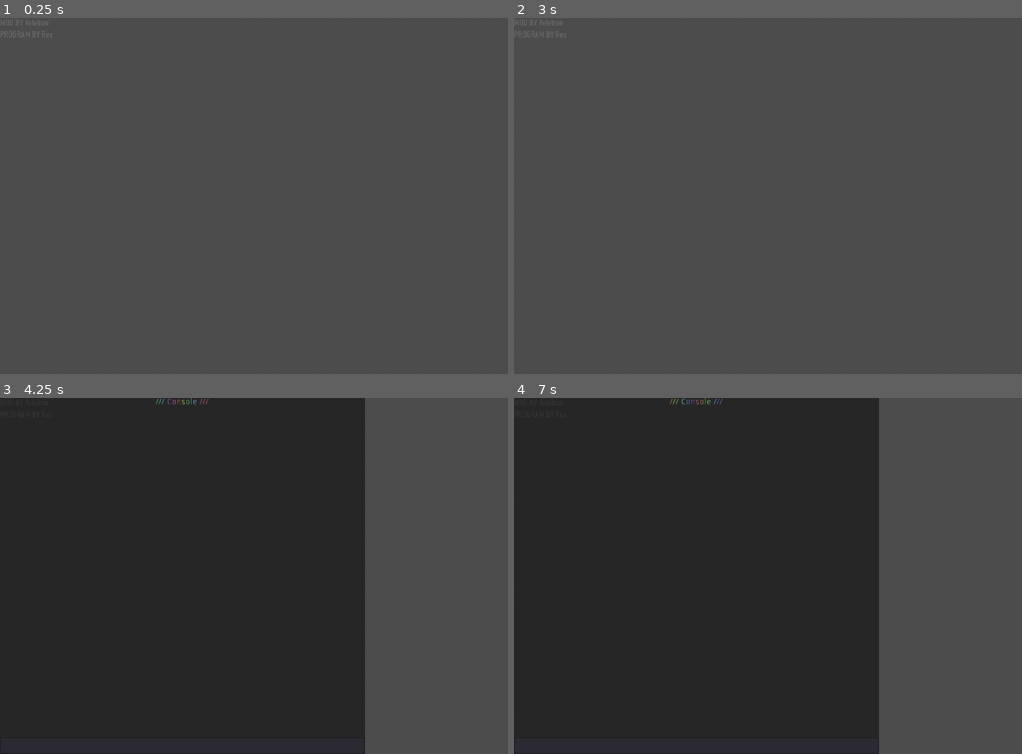
Above: before the commit, frames 1-4 (two rows, left to right).
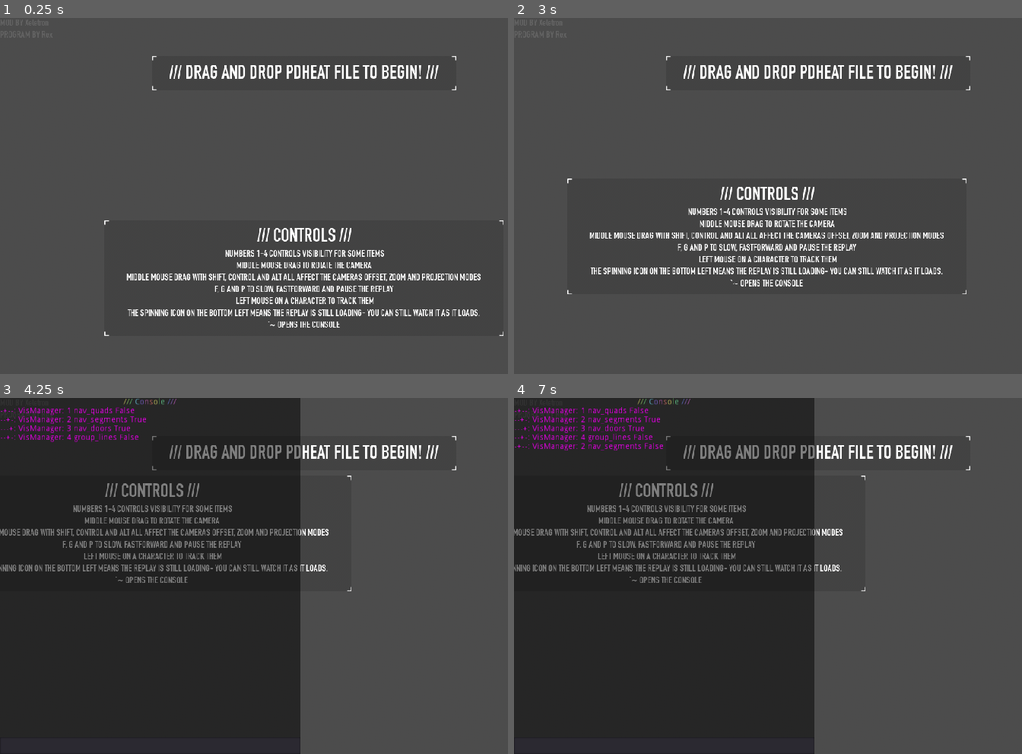
Above: after the commit, the same moments.

Repository: RexTheWho/HeatmapData
Game: Godot game, scene res://Heatmap.tscn
Two runs of this game, one before a commit and one after it. Both use one fixed random seed, a clock stepped at 60 frames per second and the inputs below.
Inputs (mouse positions are in pixels of both pictures, inside the frame that each line leads up to):
- Up to frame 1 (0.25 s): no input
- Up to frame 2 (3 s): tap Enter at 0.5, 2 s; move the mouse to (950, 178) at 0.52 s; hold D (right) 0.53-1.25 s; hold Middle mouse button (dragging) 0.53-1.25 s; click (950, 178) at 0.6 s; tap Space (space) at 1.25, 2.75 s; drag from (696, 213) to (788, 267) at 1.27 s; move the mouse to (879, 117) at 2.02 s; hold D (right) 2.03-2.75 s; tap 1 at 2.1 s; click (879, 117) at 2.17 s; tap 2 at 2.3 s; drag from (788, 267) to (635, 142) at 2.77 s
- Up to frame 3 (4.25 s): tap Enter at 3.5 s; move the mouse to (487, 629) at 3.52 s; hold A (left) from 3.53 s (still down); tap 3 at 3.6 s; click (487, 629) at 3.67 s; tap 4 at 3.8 s; tap ` (toggle_console) at 4.15 s
- Up to frame 4 (7 s): release A (left) at 4.25 s; drag from (635, 522) to (727, 487) at 4.27 s; tap Space (space) at 5, 6.6 s; move the mouse to (849, 576) at 5.02 s; hold S (backward) 5.03-5.75 s; hold Middle mouse button (dragging) 5.03-5.75 s; click (849, 576) at 5.1 s; drag from (727, 487) to (696, 593) at 5.77 s; move the mouse to (950, 558) at 6.52 s; hold W (forward) from 6.53 s (still down); click (950, 558) at 6.67 s; tap 2 at 6.8 s

The runs differ from the first frame. In frame 1, 4.5% of the frame differs, in the area x 20-100%, y 10-90%; in frame 2, 4.4%; in frame 3, 17%; in frame 4, 17%, in the area x 0-90%, y 0-100%.

Commit message:
Visibility keybinds rewrite, added some startup U0

Diff:
--- a/HMV_source/GlobalScripting/Console.gd
+++ b/HMV_source/GlobalScripting/Console.gd
@@ -1,9 +1,21 @@
 extends Node
+
+
+#######################################################
+############### CONSOLE LOG CHEAT SHEET ###############
+const INFO = Color.darkgray
+const SETTING = Color.fuchsia
+const WARN = Color.orangered
+const ERROR = Color.red
+#######################################################
+#######################################################
+
 
 const frames = ["+---", "-+--", "--+-", "---+", "--+-", "-+--"]
 const valid_commands = ["help", "bind", "unbind_all"]
 
 var num = 0
+var console_base:HSplitContainer
 var console_bg:ColorRect
 var console_label:RichTextLabel
 var console_input:LineEdit
@@ -14,7 +26,7 @@
 
 func _input(event):
 	if event.is_action_pressed("toggle_console"):
-		console_bg.visible = !console_bg.visible
+		console_base.visible = !console_base.visible
 
 
 
@@ -35,16 +47,36 @@
 	canvas.name = "Canvas"
 	add_child(canvas)
 
+	var resizer:HSplitContainer = HSplitContainer.new()
+	resizer.anchor_left = 0
+	resizer.anchor_top = 0
+	resizer.anchor_right = 1
+	resizer.anchor_bottom = 1
+	resizer.visible = false
+	resizer.name = "Dragger"
+	console_base = resizer
+	canvas.add_child(resizer)
+
 	var bg:ColorRect = ColorRect.new()
 	bg.anchor_left = 0
 	bg.anchor_top = 0
-	bg.anchor_right = 0.6
+	bg.anchor_right = 1
 	bg.anchor_bottom = 1
 	bg.color = Color(0.0, 0.0, 0.0, 0.5)
-	bg.visible = false
+	bg.size_flags_horizontal = Control.SIZE_EXPAND_FILL
+	bg.rect_min_size.x = 200
 	bg.name = "ColorRect"
 	console_bg = bg
-	canvas.add_child(bg)
+	resizer.add_child(bg)
+
+	var invis:Control = Control.new()
+	invis.anchor_left = 0
+	invis.anchor_top = 0
+	invis.anchor_right = 1
+	invis.anchor_bottom = 1
+	invis.size_flags_horizontal = Control.SIZE_EXPAND_FILL
+	resizer.add_child(invis)
+	invis.set_mouse_filter(Control.MOUSE_FILTER_IGNORE)
 
 	var vbox = VBoxContainer.new()
 	vbox.anchor_right = 1
@@ -60,7 +92,7 @@
 	label.bbcode_enabled = true
 	label.size_flags_horizontal = Control.SIZE_EXPAND_FILL
 	label.size_flags_vertical = Control.SIZE_EXPAND_FILL
-	label.bbcode_text = "[center][rainbow sat=0.5]/// Console ///[/rainbow][/center]"
+	label.bbcode_text = "[center][rainbow freq=1.0 sat=0.5]/// Console ///[/rainbow][/center]"
 	label.name = "ConsoleLabel"
 	console_label = label
 	vbox.add_child(label)
--- a/HMV_source/GlobalScripting/SignalManager.gd
+++ b/HMV_source/GlobalScripting/SignalManager.gd
@@ -9,12 +9,16 @@
 
 signal camera_track_object(object)
 
+signal camera_perspective_mode(mode)
 
+
+# Fast signal connect
 func simple_connect(from:Object, to:Object, signal_id:String, method:String, items:Array):
 	if from.connect(signal_id, to, method, items) != OK:
 		push_warning("SignalManager: Failed to simple connect " + signal_id + " from " + str(from))
 
 
+# For frame events only!
 func connect_listener(to:Object, method:String, items = []):
 	if self.connect("frame_event", to, method, items) != OK:
 		push_warning("SignalManager: Failed to simple connect " + method)
--- /dev/null
+++ b/HMV_source/GlobalScripting/VisibilityManager.gd
@@ -0,0 +1,30 @@
+extends Node
+
+
+signal toggle_vis(type)
+
+
+var keybinds = {
+	nav_quads = {state = true, bind = KEY_1},
+	nav_segments = {state = false, bind = KEY_2},
+	nav_doors = {state = false, bind = KEY_3},
+	group_lines = {state = true, bind = KEY_4},
+}
+
+
+func _unhandled_input(event):
+	if event is InputEventKey and event.pressed:
+		for key in keybinds:
+			if keybinds[key]["bind"] == event.scancode:
+				keybinds[key]["state"] = !keybinds[key]["state"]
+				var state = keybinds[key]["state"]
+				emit_signal("toggle_vis", key, state)
+				Console.log(["VisManager:", OS.get_scancode_string(event.scancode), key, state], Console.SETTING)
+
+
+func is_visible(bind):
+	if keybinds.has(bind):
+		return keybinds[bind]["state"]
+	else:
+		Console.log(["VisManager: Missing bind for", bind], Console.WARN)
+		return false
--- a/HMV_source/HeatMapWorld.gd
+++ b/HMV_source/HeatMapWorld.gd
@@ -22,6 +22,7 @@
 			$TrackerNodeHolder.generate_recording(file)
 			var nav_file = file.left(file.find_last("\\")).replace("records", "nav_data\\") + $TrackerNodeHolder.get_header_level_id() + ".nav_data"
 			$NavigationVisualiser.load_nav_data(nav_file)
+			$IntroUI.queue_free()
 			break
 
 
--- a/HMV_source/Heatmap.tscn
+++ b/HMV_source/Heatmap.tscn
@@ -1,10 +1,23 @@
-[gd_scene load_steps=6 format=2]
+[gd_scene load_steps=11 format=2]
 
 [ext_resource path="res://HeatMapWorld.gd" type="Script" id=1]
 [ext_resource path="res://Trackers/TrackerNodeHolder.tscn" type="PackedScene" id=2]
 [ext_resource path="res://Interface/Interface.tscn" type="PackedScene" id=3]
 [ext_resource path="res://PlayerCameraBlenderStyle.tscn" type="PackedScene" id=4]
+[ext_resource path="res://Interface/Dragable.tscn" type="PackedScene" id=5]
 [ext_resource path="res://Navigation/NavigationVisualiser.tscn" type="PackedScene" id=6]
+[ext_resource path="res://DINEngschrift.ttf" type="DynamicFontData" id=7]
+
+[sub_resource type="DynamicFont" id=1]
+size = 32
+font_data = ExtResource( 7 )
+
+[sub_resource type="DynamicFont" id=3]
+size = 32
+font_data = ExtResource( 7 )
+
+[sub_resource type="DynamicFont" id=2]
+font_data = ExtResource( 7 )
 
 [node name="Node" type="Node"]
 
@@ -21,3 +34,82 @@
 [node name="NavigationVisualiser" parent="HeatMapWorld" instance=ExtResource( 6 )]
 
 [node name="PlayerCamera" parent="HeatMapWorld" instance=ExtResource( 4 )]
+
+[node name="IntroUI" type="Control" parent="HeatMapWorld"]
+anchor_right = 1.0
+anchor_bottom = 1.0
+__meta__ = {
+"_edit_use_anchors_": false
+}
+
+[node name="Dragable" parent="HeatMapWorld/IntroUI" instance=ExtResource( 5 )]
+anchor_left = 0.5
+anchor_right = 0.5
+margin_left = -256.0
+margin_top = 64.0
+margin_right = 256.0
+margin_bottom = 122.0
+
+[node name="Label" type="Label" parent="HeatMapWorld/IntroUI/Dragable"]
+anchor_right = 1.0
+anchor_bottom = 1.0
+custom_fonts/font = SubResource( 1 )
+text = "/// Drag and drop PDHeat file to begin! ///"
+align = 1
+valign = 1
+uppercase = true
+__meta__ = {
+"_edit_use_anchors_": false
+}
+
+[node name="Dragable2" parent="HeatMapWorld/IntroUI" instance=ExtResource( 5 )]
+anchor_left = 0.5
+anchor_top = 1.0
+anchor_right = 0.5
+anchor_bottom = 1.0
+margin_left = -336.0
+margin_top = -259.0
+margin_right = 336.0
+margin_bottom = -64.0
+
+[node name="VBoxContainer" type="VBoxContainer" parent="HeatMapWorld/IntroUI/Dragable2"]
+anchor_right = 1.0
+anchor_bottom = 1.0
+alignment = 1
+__meta__ = {
+"_edit_use_anchors_": false
+}
+
+[node name="Label" type="Label" parent="HeatMapWorld/IntroUI/Dragable2/VBoxContainer"]
+margin_top = 10.0
+margin_right = 672.0
+margin_bottom = 44.0
+custom_fonts/font = SubResource( 3 )
+text = "/// Controls ///"
+align = 1
+valign = 1
+autowrap = true
+uppercase = true
+__meta__ = {
+"_edit_use_anchors_": false
+}
+
+[node name="Label2" type="Label" parent="HeatMapWorld/IntroUI/Dragable2/VBoxContainer"]
+margin_top = 48.0
+margin_right = 672.0
+margin_bottom = 185.0
+custom_fonts/font = SubResource( 2 )
+text = "Numbers 1-4 controls visibility for some items
+Middle Mouse Drag to rotate the camera
+Middle Mouse Drag with Shift, Control and Alt all affect the cameras offset, zoom and projection modes
+F, G and P to Slow, Fastforward and Pause the replay
+Left Mouse on a character to track them
+The spinning icon on the bottom left means the replay is still loading- you can still watch it as it loads.
+`~ opens the console"
+align = 1
+valign = 1
+autowrap = true
+uppercase = true
+__meta__ = {
+"_edit_use_anchors_": false
+}
--- a/HMV_source/Navigation/NavSegment.gd
+++ b/HMV_source/Navigation/NavSegment.gd
@@ -1,14 +1,24 @@
 extends StaticBody
 
 
-var keybind = KEY_1
+var vis_type = ""
 
 
-func _unhandled_input(event):
-	if event is InputEventKey:
-		if event.pressed and event.scancode == keybind:
-			visible = !visible
+func _ready():
+	visible = VisibilityManager.is_visible(vis_type)
 
+
+func set_vis_id(key):
+	vis_type = key
+	if VisibilityManager.connect("toggle_vis", self, "_toggle_vis", []) != OK:
+		push_warning("ERR")
+
+
+func _toggle_vis(id, vis):
+	if id == vis_type:
+		visible = vis
+
+###
 
 func _on_input_event(camera, event:InputEventMouseButton, click_position, click_normal, shape_idx):
 	if event is InputEventMouseButton:
--- a/HMV_source/Navigation/NavigationVisualiserMesh.gd
+++ b/HMV_source/Navigation/NavigationVisualiserMesh.gd
@@ -67,8 +67,8 @@
 
 	var doorframe:CSGCylinder = CSGCylinder.new()
 	doorframe.set_script(toggle_script)
-	doorframe.set("keybind", KEY_3)
-	doorframe.visible = false
+	doorframe.set_vis_id("nav_doors")
+	doorframe.visible = VisibilityManager.is_visible("nav_doors")
 	doorframe.material = mat_cheap
 	doorframe.translation = lerp(pos_high, pos_low, 0.5)
 	doorframe.sides = 3
@@ -83,8 +83,8 @@
 func _build_segment(segment_data):
 	var pos = Vector3( segment_data.x, segment_data.z, -segment_data.y )/100
 	var seg = nav_segment_node.instance()
-	seg.set("keybind", KEY_1)
-	seg.visible = false
+	seg.set_vis_id("nav_segments")
+	seg.visible = VisibilityManager.is_visible("nav_segments")
 	seg.translation = pos
 	add_child(seg)
 #	return seg
@@ -97,7 +97,8 @@
 	var arr_mesh = ArrayMesh.new()
 	var cg_mesh:CSGMesh = CSGMesh.new()
 	cg_mesh.set_script(toggle_script)
-	cg_mesh.set("keybind", KEY_2)
+	cg_mesh.set_vis_id("nav_quads")
+	cg_mesh.visible = VisibilityManager.is_visible("nav_quads")
 	cg_mesh.material = mat.duplicate()
 	cg_mesh.material.set_shader_param("albedo", rand_quad_color(0.4))
 	add_child(cg_mesh)
--- a/HMV_source/Navigation/ToggleVisibleKeybind.gd
+++ b/HMV_source/Navigation/ToggleVisibleKeybind.gd
@@ -1,10 +1,19 @@
 extends Spatial
 
 
-var keybind = KEY_1
+var vis_type = ""
 
 
-func _unhandled_input(event):
-	if event is InputEventKey:
-		if event.pressed and event.scancode == keybind:
-			visible = !visible
+func _ready():
+	visible = VisibilityManager.is_visible(vis_type)
+
+
+func set_vis_id(key):
+	vis_type = key
+	if VisibilityManager.connect("toggle_vis", self, "_toggle_vis", []) != OK:
+		push_warning("ERR")
+
+
+func _toggle_vis(id, vis):
+	if id == vis_type:
+		visible = vis
--- a/HMV_source/PlayerCameraBlenderStyle.gd
+++ b/HMV_source/PlayerCameraBlenderStyle.gd
@@ -91,14 +91,16 @@
 	cam_ortho.size = clamp(start, 0, 100)
 
 
-func set_ortho_direction(direction):
-	if direction:
+func set_ortho_direction(ortho):
+	if ortho:
 		cam_ortho.current = true
 		cam_persp.current = false
+		SignalManager.emit_signal("camera_perspective_mode", "ortho")
 #		cam_ortho.look_at(direction, Vector3.UP)
 	else:
 		cam_ortho.current = false
 		cam_persp.current = true
+		SignalManager.emit_signal("camera_perspective_mode", "persp")
 
 func is_ortho():
 	return cam_ortho.current
--- a/HMV_source/Trackers/TrackerCharacter.gd
+++ b/HMV_source/Trackers/TrackerCharacter.gd
@@ -7,6 +7,8 @@
 signal missing_character(character_id)
 signal status_update(status, duration)
 signal stat_change(stat, value)
+
+const toggle_script = preload("res://Navigation/ToggleVisibleKeybind.gd")
 
 var characters = {}
 var character_classes = {}
@@ -29,20 +31,11 @@
 func _ready():
 	self.visible = false
 	$Height/Status.connect_status_tracker(self)
+	SignalManager.simple_connect(SignalManager, self, "camera_perspective_mode", "_change_head_scale", [])
 
 
 func _process(delta):
-	var idx = 0
-	for tracker in connected_trackers:
-		var line = $TrackerLines.get_child(idx)
-		if is_instance_valid(tracker) and is_instance_valid(line):
-			line.translation = lerp(translation, tracker.translation, 0.5) - translation
-			line.look_at(tracker.translation, Vector3.UP)
-			line.rotation_degrees += Vector3(90,0,0)
-			line.height = translation.distance_to(tracker.translation)
-		elif is_instance_valid(line):
-			line.queue_free()
-		idx += 1
+	_group_lines_process()
 
 
 func play_frame(frame_data:Array, ignore_interp:bool):
@@ -155,9 +148,6 @@
 		Console.log(["TRACK!", self])
 		SignalManager.track_object(self)
 		var partners = get_parent().get_character_group_partners(character_group)
-		prints(self, "MY GROUP ID", character_group)
-		prints(self, "MY TWEAK ID", character_class)
-		prints(self, "MY PARNERS:", partners)
 		_track_partners(partners)
 
 
@@ -168,11 +158,13 @@
 			connected_trackers.append(unit)
 			var new_line:CSGCylinder = CSGCylinder.new()
 			new_line.radius = 0.02
+			new_line.set_script(toggle_script)
+			new_line.set_vis_id("group_lines")
+			new_line.visible = VisibilityManager.is_visible("group_lines")
 			$TrackerLines.add_child(new_line)
 
 
 func _stopped_tracking():
-	print(">>>>>>STOPPED TRACKING!!!")
 	connected_trackers = []
 	for i in $TrackerLines.get_children():
 		i.queue_free()
@@ -186,4 +178,45 @@
 	Console.log(["TrackerCharacter: Applying player hud elements."])
 	$TrackerBase.visible = false
 	var hud = load("res://Trackers/TrackerCharacterPlayerHUD.tscn").instance()
+	hud.name = "PlayerHud"
 	add_child(hud)
+
+
+func _change_head_scale(mode):
+	if mode == "ortho" and is_using_player_ui():
+		$Height.translation.y = 0.0
+		$Height/HeadLine.visible = false
+		$Height/HeadDot.visible = false
+		$Height/HeadIcon.scale = Vector3(0.5, 0.5, 0.5)
+	else:
+		$Height.translation.y = 1.0
+		$Height/HeadLine.visible = true
+		$Height/HeadDot.visible = true
+		$Height/HeadIcon.scale = Vector3(1, 1, 1)
+
+
+func _group_lines_process():
+	if VisibilityManager.is_visible("group_lines"):
+		var idx = 0
+		for tracker in connected_trackers:
+			var line = $TrackerLines.get_child(idx)
+			if is_instance_valid(tracker) and is_instance_valid(line):
+				var length = translation.distance_to(tracker.translation) - 1.0
+				if length > 0.0:
+					line.visible = true
+					line.translation = lerp(translation, tracker.translation, 0.5) - translation
+					line.look_at(tracker.translation, Vector3.UP)
+					line.rotation_degrees += Vector3(90,0,0)
+					line.height = length
+				else:
+					line.visible = false
+			elif is_instance_valid(line):
+				line.queue_free()
+			idx += 1
+
+
+func is_using_player_ui():
+	if get_node_or_null("PlayerHud"):
+		return true
+	else:
+		return false
--- a/HMV_source/project.godot
+++ b/HMV_source/project.godot
@@ -19,6 +19,7 @@
 Console="*res://GlobalScripting/Console.gd"
 CharDB="*res://GlobalScripting/CharDB.gd"
 SignalManager="*res://GlobalScripting/SignalManager.gd"
+VisibilityManager="*res://GlobalScripting/VisibilityManager.gd"
 
 [input]
 
Binary file changed: HMV_source/Textures/CharacterUI/ui_health.png
Binary file changed: HMV_source/Textures/CharacterUI/ui_radialbg.png
Binary file changed: HMV_source/Textures/CharacterUI/ui_shield.png
Not shown, changed: HMV.exe
